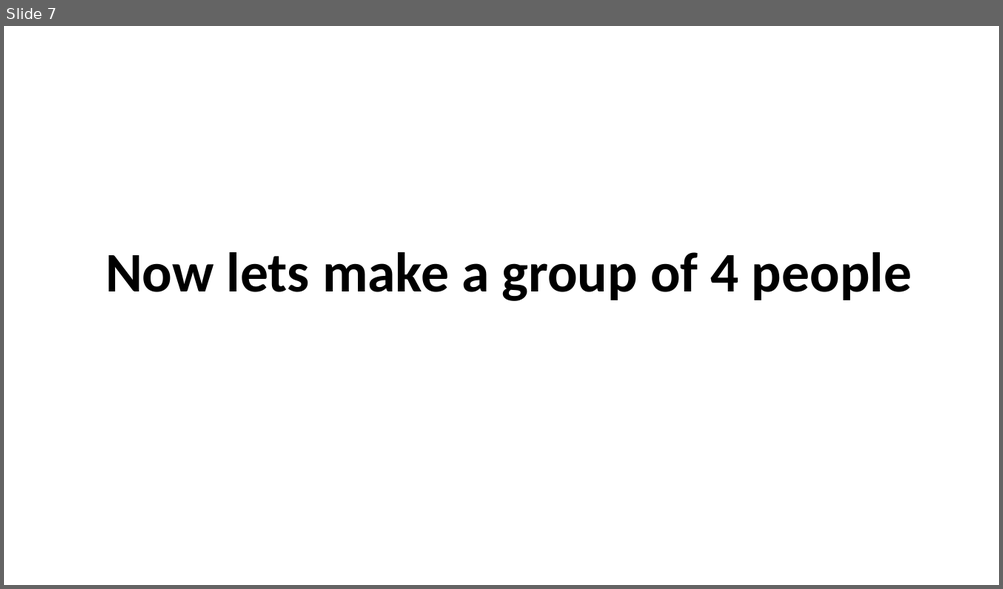
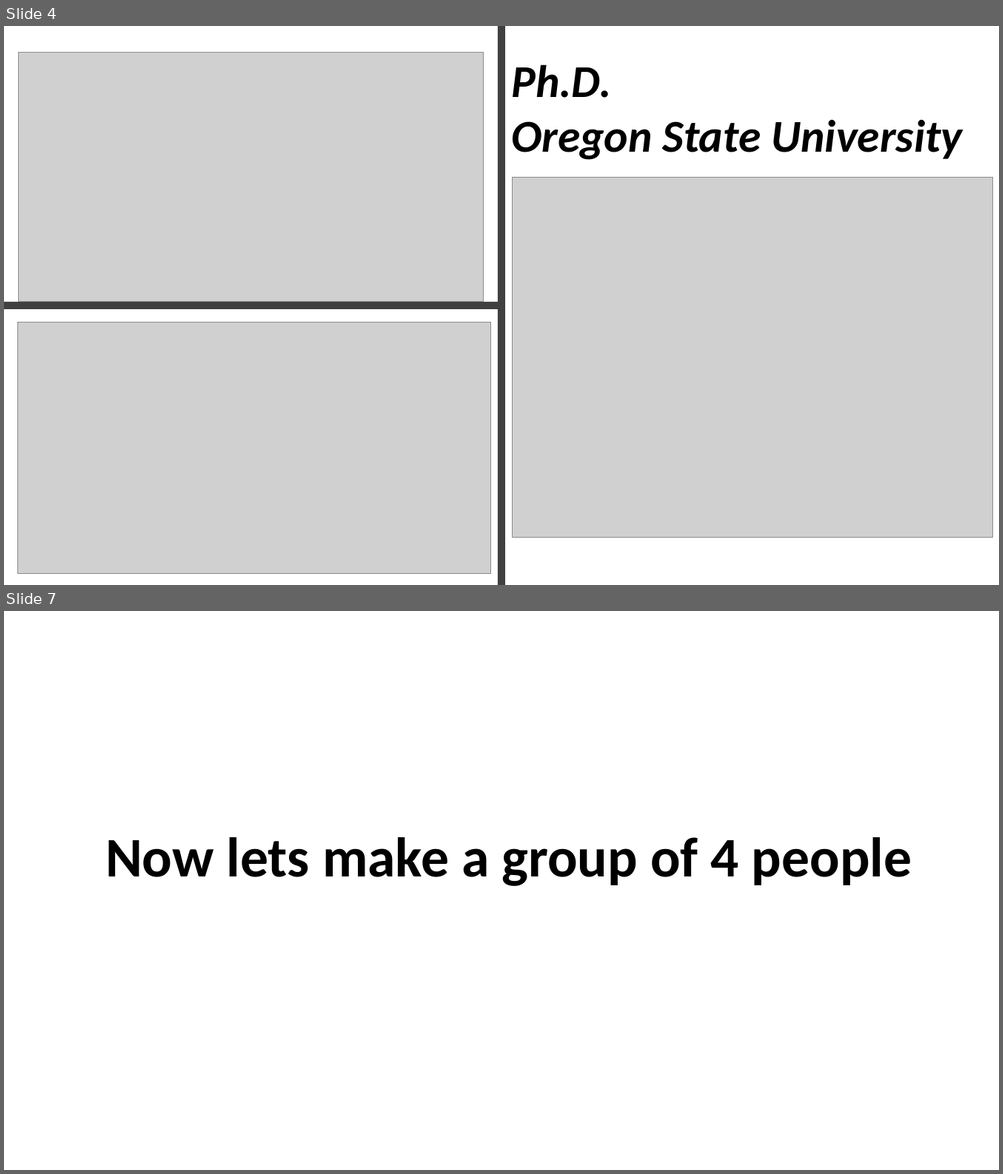
Before and after one commit to shankarkshakya/geppopgen, a slide deck: New Microsoft PowerPoint Presentation.pptx. Shown one above the other, each under a label of ours: slide 7 before the commit, slides 4 and 7 after it; the slides between them are not shown. The pictures are 1003x589 and 1003x1174 pixels, drawn with LibreOffice and Linux fonts; fonts in the diff are those of the drawing; grey boxes stand for pictures. Boxes give left, top, right and bottom in pixels: in the first picture for what was removed or moved away, otherwise in the second. Text is boxed around its words. In the diff, an @@ line names an element or a change of style, - is before the commit and + after.

```diff
--- a/New Microsoft PowerPoint Presentation.pptx
+++ b/New Microsoft PowerPoint Presentation.pptx
@@ slide 4 added at (x1=4, y1=26, x2=999, y2=585), background #FFFFFF @@
@@ rectangle added at (x1=498, y1=26, x2=506, y2=585), fill #404040 @@
@@ group added at (x1=17, y1=52, x2=993, y2=574): 3 pictures, 1 text @@
+Ph.D.
+Oregon State University
@@ rectangle added at (x1=4, y1=302, x2=504, y2=309), fill #404040 @@
```
Also in this commit, not shown: 6 slides changed, 7 other slides added, 3 slides removed, 16 other files.
